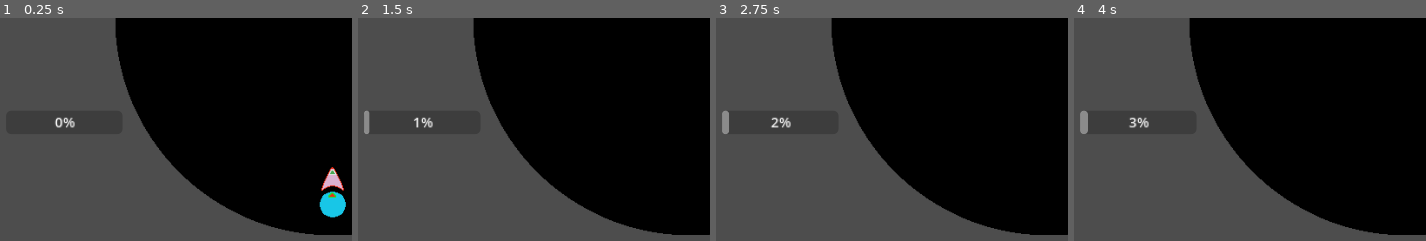
Above: before the commit, frames 1-4 (left to right).
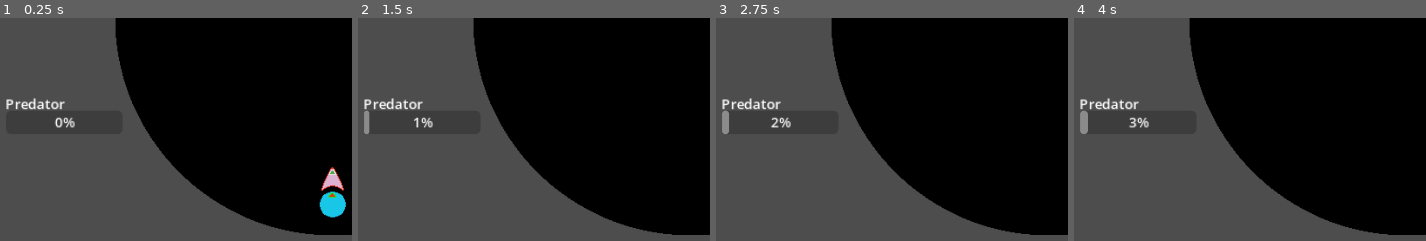
Above: after the commit, the same moments.

Repository: WilliamAalund/Brood-Feud
Game: Godot game, scene res://Levels/Main Level.tscn
Two runs of this game, one before a commit and one after it. Both use one fixed random seed, a clock stepped at 60 frames per second and the inputs below. The engine's default icon, where the game draws it, is replaced by a stand-in: a white triangle on a blue panel in a dark square.
Inputs (mouse positions are % of the whole screen's width and height, from its top left):
- Up to frame 1 (0.25 s): no input
- Up to frame 2 (1.5 s): move the mouse to (72, 45) at 0.52 s; hold D (right) 0.53-1.28 s; move the mouse to (24, 55) at 1.27 s; hold S (down) from 1.28 s (still down)
- Up to frame 3 (2.75 s): tap Enter at 2 s; move the mouse to (58, 28) at 2.02 s; release S (down) at 2.03 s; hold D (right) from 2.03 s (still down)
- Up to frame 4 (4 s): move the mouse to (41, 70) at 2.77 s; release D (right) at 2.78 s; hold W (up) 2.78-3.53 s; move the mouse to (81, 65) at 3.52 s; hold A (left) from 3.53 s (still down)
The pictures show only the part of the screen within x 0-50%, y 50-100%; the shares and areas given below are measured in that part.

The runs differ from the first frame. In frame 1, 0.5% of the frame differs, in the area x 1-19%, y 35-42%; in frame 2, 0.5%; in frame 3, 0.5%; in frame 4, 0.5%.

Commit message:
Added basic controller support
- Player body movement now responds to joystick input
- Decreased deadzone values of controller inputs
- Mouse is still required to aim head

Diff:
--- a/Sub Scenes/Object_Predator/Predator.gd
+++ b/Sub Scenes/Object_Predator/Predator.gd
@@ -63,6 +63,8 @@
 			print("Predator approaches nest")
 			predApproached = true
 
+
+
 func headToNest():
 	emit_signal("toggle_predator_presence")
 	await get_tree().create_timer(LandingTime).timeout
--- a/Sub Scenes/Object_Predator/Predator.tscn
+++ b/Sub Scenes/Object_Predator/Predator.tscn
@@ -22,4 +22,11 @@
 wait_time = 0.1
 autostart = true
 
+[node name="Label" type="Label" parent="."]
+offset_left = -68.0
+offset_top = -87.0
+offset_right = 1.0
+offset_bottom = -61.0
+text = "Predator"
+
 [connection signal="timeout" from="Timer" to="." method="_on_timer_timeout"]
--- a/Sub Scenes/Player_Potion/player_head.gd
+++ b/Sub Scenes/Player_Potion/player_head.gd
@@ -2,7 +2,6 @@
 
 #for debugging
 @export var angle_padding = 0
-
 
 func get_input():
 	look_at(get_global_mouse_position())
--- a/project.godot
+++ b/project.godot
@@ -27,22 +27,31 @@
 [input]
 
 right={
-"deadzone": 0.5,
+"deadzone": 0.15,
 "events": [Object(InputEventKey,"resource_local_to_scene":false,"resource_name":"","device":-1,"window_id":0,"alt_pressed":false,"shift_pressed":false,"ctrl_pressed":false,"meta_pressed":false,"pressed":false,"keycode":0,"physical_keycode":68,"key_label":0,"unicode":100,"echo":false,"script":null)
+, Object(InputEventJoypadMotion,"resource_local_to_scene":false,"resource_name":"","device":-1,"axis":0,"axis_value":1.0,"script":null)
 ]
 }
 left={
-"deadzone": 0.5,
+"deadzone": 0.15,
 "events": [Object(InputEventKey,"resource_local_to_scene":false,"resource_name":"","device":-1,"window_id":0,"alt_pressed":false,"shift_pressed":false,"ctrl_pressed":false,"meta_pressed":false,"pressed":false,"keycode":0,"physical_keycode":65,"key_label":0,"unicode":97,"echo":false,"script":null)
+, Object(InputEventJoypadMotion,"resource_local_to_scene":false,"resource_name":"","device":-1,"axis":0,"axis_value":-1.0,"script":null)
 ]
 }
 down={
-"deadzone": 0.5,
+"deadzone": 0.15,
 "events": [Object(InputEventKey,"resource_local_to_scene":false,"resource_name":"","device":-1,"window_id":0,"alt_pressed":false,"shift_pressed":false,"ctrl_pressed":false,"meta_pressed":false,"pressed":false,"keycode":0,"physical_keycode":83,"key_label":0,"unicode":115,"echo":false,"script":null)
+, Object(InputEventJoypadMotion,"resource_local_to_scene":false,"resource_name":"","device":-1,"axis":1,"axis_value":1.0,"script":null)
 ]
 }
 up={
-"deadzone": 0.5,
+"deadzone": 0.15,
 "events": [Object(InputEventKey,"resource_local_to_scene":false,"resource_name":"","device":-1,"window_id":0,"alt_pressed":false,"shift_pressed":false,"ctrl_pressed":false,"meta_pressed":false,"pressed":false,"keycode":0,"physical_keycode":87,"key_label":0,"unicode":119,"echo":false,"script":null)
+, Object(InputEventJoypadMotion,"resource_local_to_scene":false,"resource_name":"","device":-1,"axis":1,"axis_value":-1.0,"script":null)
 ]
 }
+HorizontalStick={
+"deadzone": 0.2,
+"events": [Object(InputEventJoypadMotion,"resource_local_to_scene":false,"resource_name":"","device":-1,"axis":2,"axis_value":-1.0,"script":null)
+]
+}
